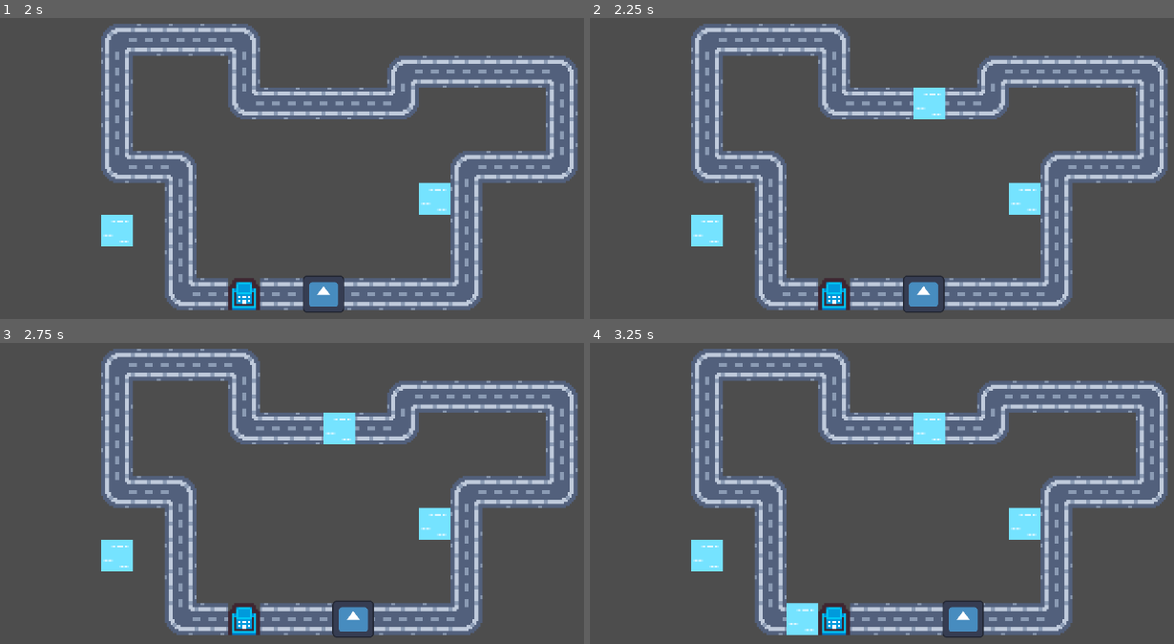
Above: before the commit, frames 1-4 (two rows, left to right).
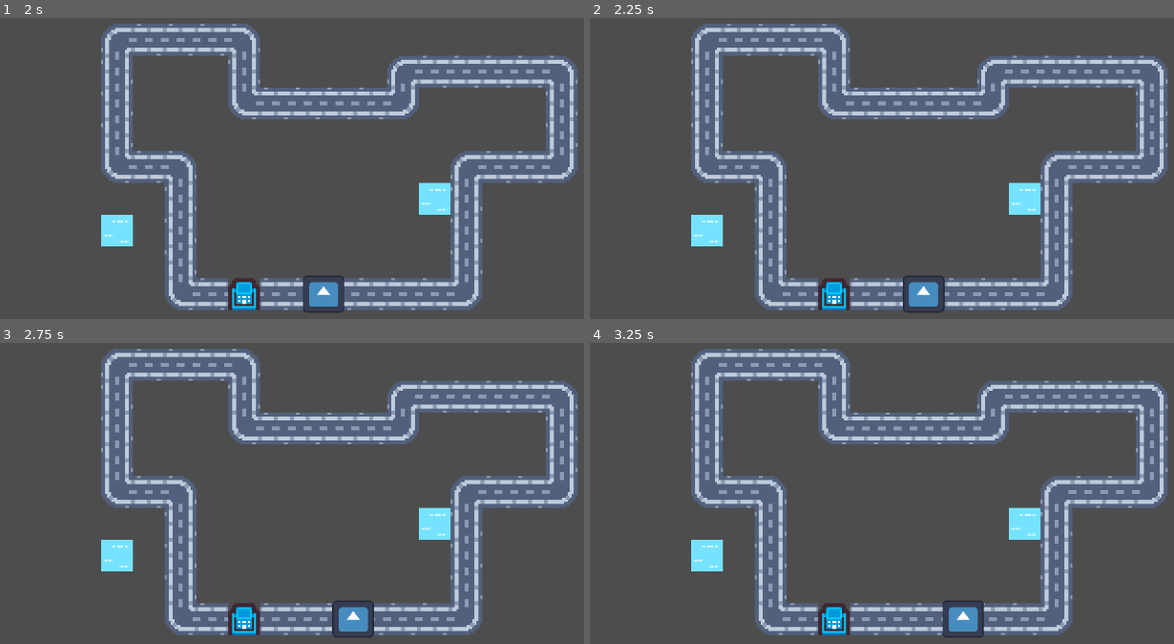
Above: after the commit, the same moments.

Repository: dron47509/runner_game
Game: Godot game, scene res://node_2d.tscn
Same seed, same stepped clock (60 frames per second), same inputs: the game is played once before the commit and once after it. The engine's default icon, where the game draws it, is replaced by a stand-in: a white triangle on a blue panel in a dark square.
Inputs (mouse positions are in pixels of both pictures, inside the frame that each line leads up to):
- Up to frame 1 (2 s): move the mouse to (426, 186) at 0.52 s; press the mouse at (426, 186) at 0.53 s; move the mouse to (105, 228) at 1.27 s; release the mouse at (105, 228) at 1.28 s; click (105, 228) at 1.35 s
- Up to frame 2 (2.25 s): move the mouse to (928, 111) at 2.02 s; press the mouse at (928, 111) at 2.03 s
- Up to frame 3 (2.75 s): no input
- Up to frame 4 (3.25 s): move the mouse to (811, 616) at 2.77 s; release the mouse at (811, 616) at 2.78 s; click (811, 616) at 2.85 s

Frame 1 is identical in both runs. In frame 2, 0.6% of the frame differs, in the area x 55-61%, y 23-34%; in frame 3, 0.6%; in frame 4, 1.2%, in the area x 33-61%, y 23-98%.

Commit message:
Теперь обьекты нельзя расположить на дороге

Diff:
--- a/Level_tamlate.tscn
+++ b/Level_tamlate.tscn
@@ -35,7 +35,6 @@
 collision_animatable = true
 navigation_visibility_mode = 2
 format = 2
-layer_0/tile_data = PackedInt32Array(524298, 131073, 6, 524297, 131073, 6, 524299, 131073, 6, 524300, 131073, 6, 524301, 589824, 2, 524302, 131073, 6, 524303, 131073, 6, 524304, 131073, 6, 524305, 131073, 6, 524306, 131073, 6, 524307, 131073, 6, 458771, 131073, 6, 458772, 131073, 6, 393236, 131073, 6, 327700, 131073, 6, 262164, 131073, 6, 196628, 131073, 6, 196627, 131073, 6, 131091, 131073, 6, 131090, 131073, 6, 131089, 131073, 6, 131088, 131073, 6, 65552, 131073, 6, 65551, 131073, 6, 65550, 131073, 6, 65549, 131073, 6, 65548, 131073, 6, 65547, 131073, 6, 65546, 131073, 6, 65545, 131073, 6, 65544, 131073, 6, 65543, 131073, 6, 131079, 131073, 6, 131078, 131073, 6, 131077, 131073, 6, 196613, 131073, 6, 262149, 131073, 6, 327685, 131073, 6, 327684, 131073, 6, 393220, 131073, 6, 458756, 131073, 6, 458757, 131073, 6, 524293, 131073, 6, 524294, 131073, 6, 589830, 131073, 6, 589831, 131073, 6, 524296, 131073, 6, 589832, 1, 8)
 script = ExtResource("2_k2kts")
 
 [node name="Path2D" type="Path2D" parent="."]
--- a/tile_map.gd
+++ b/tile_map.gd
@@ -3,41 +3,43 @@
 @export var real_scale = 3
 var paths_dots = []
 # Called when the node enters the scene tree for the first time.
+
 func _ready():
 	scale = Vector2(real_scale, real_scale)
 	initialize_path()
 
+
 func initialize_path():
 	var tiles = get_used_cells_by_id(0, 1)
 	var start_point = get_used_cells_by_id(0, 0)[0]
-	paths_dots.append(Vector2(start_point.x, start_point.y))
+	paths_dots.append(Vector2i(start_point.x, start_point.y))
 	for x in range(len(get_used_cells_by_id(0, 1))):
 		for cell in range(len(tiles)):
 			if x == 0 and tiles[cell].y == paths_dots[-1].y and tiles[cell].x-1 == paths_dots[-1].x:
-				paths_dots.append(Vector2(tiles[cell].x, tiles[cell].y))
+				paths_dots.append(Vector2i(tiles[cell].x, tiles[cell].y))
 				tiles.pop_at(cell)
 				break
 			elif x == 0 and tiles[cell].y-1 == paths_dots[-1].y and tiles[cell].x == paths_dots[-1].x:
-				paths_dots.append(Vector2(tiles[cell].x, tiles[cell].y))
+				paths_dots.append(Vector2i(tiles[cell].x, tiles[cell].y))
 				tiles.pop_at(cell)
 				break
 			elif x != 0 and tiles[cell].y-1 == paths_dots[-1].y and tiles[cell].x == paths_dots[-1].x:
-				paths_dots.append(Vector2(tiles[cell].x, tiles[cell].y))
+				paths_dots.append(Vector2i(tiles[cell].x, tiles[cell].y))
 				tiles.pop_at(cell)
 				break
 			elif x != 0 and tiles[cell].y+1 == paths_dots[-1].y and tiles[cell].x == paths_dots[-1].x:
-				paths_dots.append(Vector2(tiles[cell].x, tiles[cell].y))
+				paths_dots.append(Vector2i(tiles[cell].x, tiles[cell].y))
 				tiles.pop_at(cell)
 				break
 			elif x != 0 and tiles[cell].y == paths_dots[-1].y and tiles[cell].x-1 == paths_dots[-1].x:
-				paths_dots.append(Vector2(tiles[cell].x, tiles[cell].y))
+				paths_dots.append(Vector2i(tiles[cell].x, tiles[cell].y))
 				tiles.pop_at(cell)
 				break
 			elif x != 0 and tiles[cell].y == paths_dots[-1].y and tiles[cell].x+1 == paths_dots[-1].x:
-				paths_dots.append(Vector2(tiles[cell].x, tiles[cell].y))
+				paths_dots.append(Vector2i(tiles[cell].x, tiles[cell].y))
 				tiles.pop_at(cell)
 				break
-	paths_dots.append(Vector2(start_point.x, start_point.y))
+	paths_dots.append(Vector2i(start_point.x, start_point.y))
 	for cell in paths_dots:
 		# Добавляем точки вдоль циклической дороги (пример)
 		$Path2D.curve.add_point(Vector2(cell.x*16+8, cell.y*16+8))  # Первая точка
@@ -46,4 +48,5 @@
 # Called every frame. 'delta' is the elapsed time since the previous frame.
 func _process(delta):
 	if Input.is_action_pressed("left_click"):
-		set_cell(0, local_to_map(get_viewport().get_mouse_position())/real_scale, 0, Vector2i(1, 2))
+		if !(local_to_map(get_viewport().get_mouse_position())/real_scale in paths_dots):
+			set_cell(0, local_to_map(get_viewport().get_mouse_position())/real_scale, 0, Vector2i(1, 2))
Not shown, added: addons/debug_menu/debug_menu.gd
Not shown, added: addons/debug_menu/debug_menu.tscn
Not shown, added: addons/debug_menu/plugin.cfg
Not shown, added: addons/debug_menu/plugin.gd
Not shown, added: addons/debug_menu/LICENSE.md
